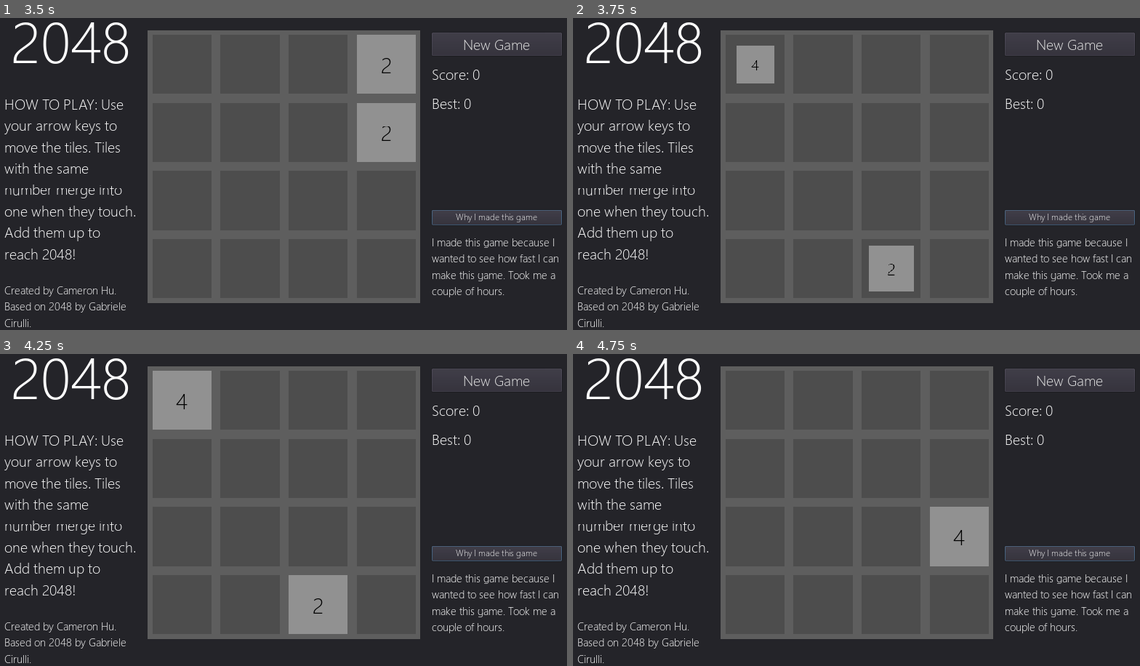
Above: before the commit, frames 1-4 (two rows, left to right).
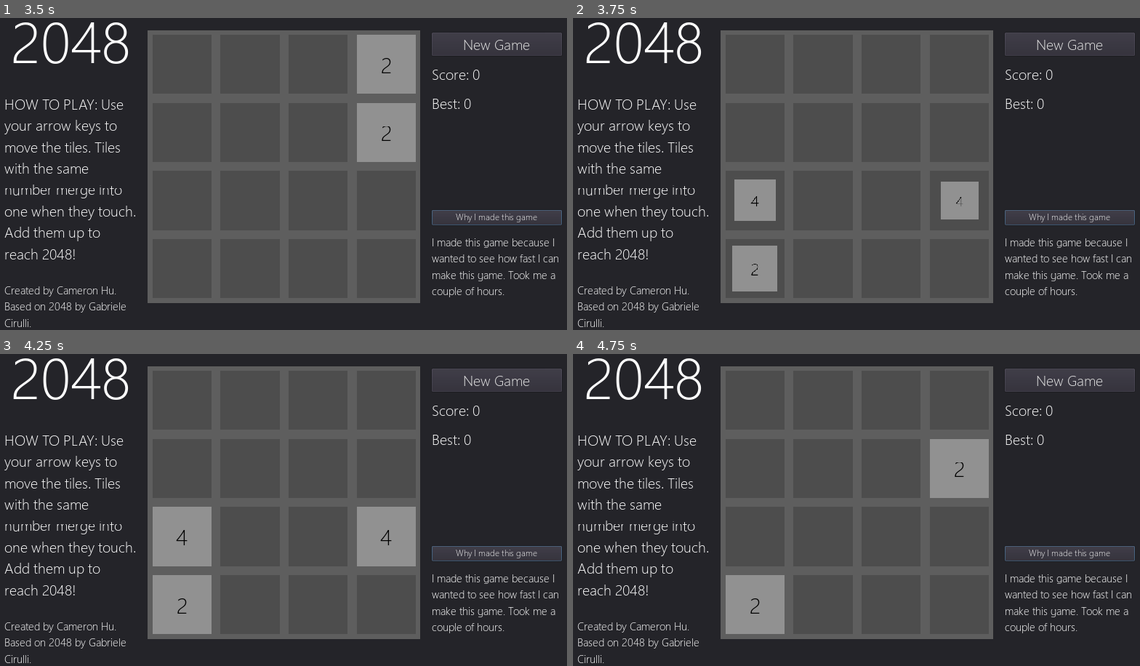
Above: after the commit, the same moments.

Repository: hagabooga/Simple2048
Game: Godot game, scene res://Game.tscn
Two runs of this game, one before a commit and one after it. Both use one fixed random seed, a clock stepped at 60 frames per second and the inputs below.
Inputs (mouse positions are in pixels of both pictures, inside the frame that each line leads up to):
- Up to frame 1 (3.5 s): click "New Game" at 0.5 s; click "New Game" at 1.25 s; click "Why I made this game" at 2 s; tap Enter at 2.75 s; move the mouse to (413, 149) at 2.77 s; press the mouse at (413, 149) at 2.78 s; hold Right (ui_right) from 2.78 s (still down)
- Up to frame 2 (3.75 s): tap R (reset) at 3.5 s; move the mouse to (743, 183) at 3.52 s; release Right (ui_right) at 3.53 s; release the mouse at (743, 183) at 3.53 s; hold Down (ui_down) from 3.53 s (still down); click (743, 183) at 3.6 s
- Up to frame 3 (4.25 s): keep holding Down (ui_down)
- Up to frame 4 (4.75 s): tap R (reset) at 4.25 s; move the mouse to (913, 428) at 4.27 s; release Down (ui_down) at 4.28 s; press the mouse at (913, 428) at 4.28 s; hold Right (ui_right) from 4.28 s (still down)

Frame 1 is identical in both runs. In frame 2, 4.9% of the frame differs, in the area x 28-72%, y 8-88%; in frame 3, 9.8%, in the area x 26-74%, y 5-90%; in frame 4, 5.9%.

Commit message:
add mobile touch support

Diff:
--- a/Game.gd
+++ b/Game.gd
@@ -1,6 +1,6 @@
 extends Panel
 
-
+signal swipe
 var node_scene = preload("res://Node.tscn")
 
 var rows = 4
@@ -23,21 +23,41 @@
 	best_score = x
 	get_parent().get_child(2).get_child(2).text = "Best: " + str(best_score)
 
+func swiped(dir):
+	match dir:
+		UP:
+			go_up()
+		DOWN:
+			go_down()
+		LEFT:
+			go_left()
+		RIGHT:
+			go_right()
 
 func _ready():
+	connect("swipe", self, "swiped")
 	reset()
 
 enum {UP,DOWN,LEFT,RIGHT}
+
+func go_up():
+	go_direction(-4, UP, range(0, nodes.size()))
+func go_down():
+	go_direction(4, DOWN, range(nodes.size() - 1, -1, -1))
+func go_left():
+	go_direction(-1, LEFT, range(0,13,4) + range(1,14,4) + range(2,15,4) + range(3,16,4))
+func go_right():
+	go_direction(1, RIGHT, range(3,16,4) + range(2,15,4)  + range(1,14,4) + range(0,13,4))
 
 func _process(delta):
 	if Input.is_action_just_pressed("ui_up"):
-		go_direction(-4, UP, range(0, nodes.size()))
+		go_up()
 	elif Input.is_action_just_pressed("ui_down"):
-		go_direction(4, DOWN, range(nodes.size() - 1, -1, -1))
+		go_down()
 	elif Input.is_action_just_pressed("ui_left"):
-		go_direction(-1, LEFT, range(0,13,4) + range(1,14,4) + range(2,15,4) + range(3,16,4))
+		go_left()
 	elif Input.is_action_just_pressed("ui_right"):
-		go_direction(1, RIGHT, range(3,16,4) + range(2,15,4)  + range(1,14,4) + range(0,13,4))
+		go_right()
 	elif Input.is_action_just_pressed("reset"):
 		reset()
 
@@ -166,3 +186,32 @@
 
 func press_why():
 	get_parent().get_child(2).get_child(7).visible = true
+
+
+
+var swipe_start = null
+var minimum_drag = 100
+
+func _input(event):
+	if event.is_action_pressed("click"):
+		swipe_start = get_global_mouse_position()
+	if event.is_action_released("click"):
+		_calculate_swipe(get_global_mouse_position())
+
+func _calculate_swipe(swipe_end):
+	if swipe_start == null:
+		return
+	var swipe = swipe_end - swipe_start
+	print(swipe)
+	if abs(swipe.x) > abs(swipe.y):
+		if abs(swipe.x) > minimum_drag:
+			if swipe.x > 0:
+				emit_signal("swipe", RIGHT)
+			else:
+				emit_signal("swipe", LEFT)
+	else:
+		if abs(swipe.y) > minimum_drag:
+			if swipe.y < 0:
+				emit_signal("swipe", UP)
+			else:
+				emit_signal("swipe", DOWN)
--- a/project.godot
+++ b/project.godot
@@ -15,8 +15,9 @@
 
 [application]
 
-config/name="Simple 2048"
+config/name="2048"
 run/main_scene="res://Game.tscn"
+config/icon="res://logo.png"
 
 [display]
 
@@ -60,6 +61,11 @@
 "events": [ Object(InputEventKey,"resource_local_to_scene":false,"resource_name":"","device":0,"alt":false,"shift":false,"control":false,"meta":false,"command":false,"pressed":false,"scancode":82,"unicode":0,"echo":false,"script":null)
  ]
 }
+click={
+"deadzone": 0.5,
+"events": [ Object(InputEventMouseButton,"resource_local_to_scene":false,"resource_name":"","device":0,"alt":false,"shift":false,"control":false,"meta":false,"command":false,"button_mask":0,"position":Vector2( 0, 0 ),"global_position":Vector2( 0, 0 ),"factor":1.0,"button_index":1,"pressed":false,"doubleclick":false,"script":null)
+ ]
+}
 
 [rendering]
 
Not shown, changed: export_presets.cfg
Binary file added: logo.png
Not shown, added: logo.png.import
